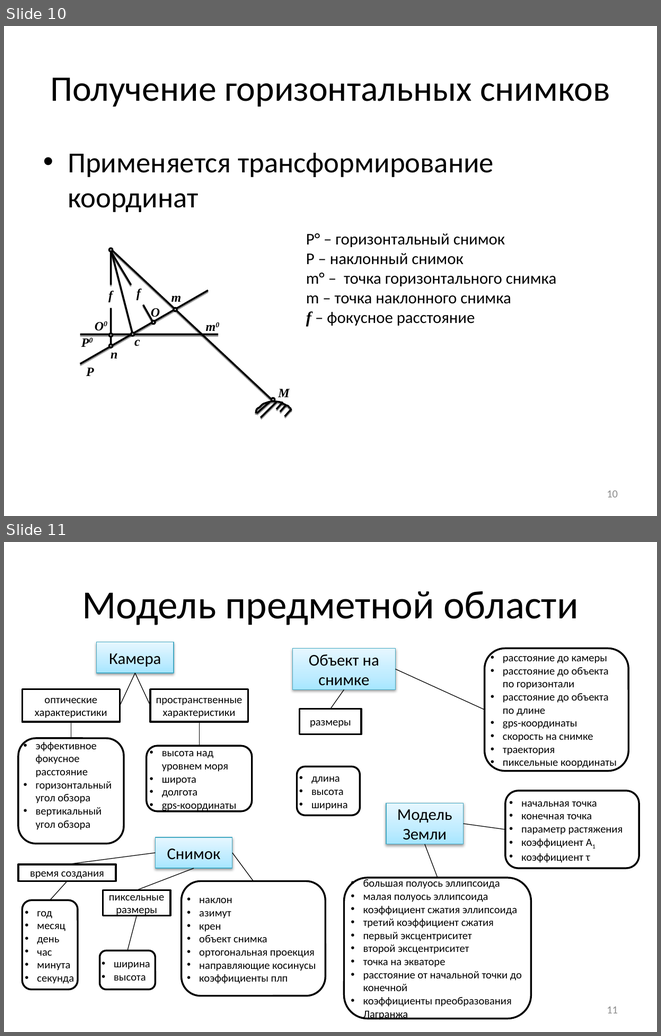
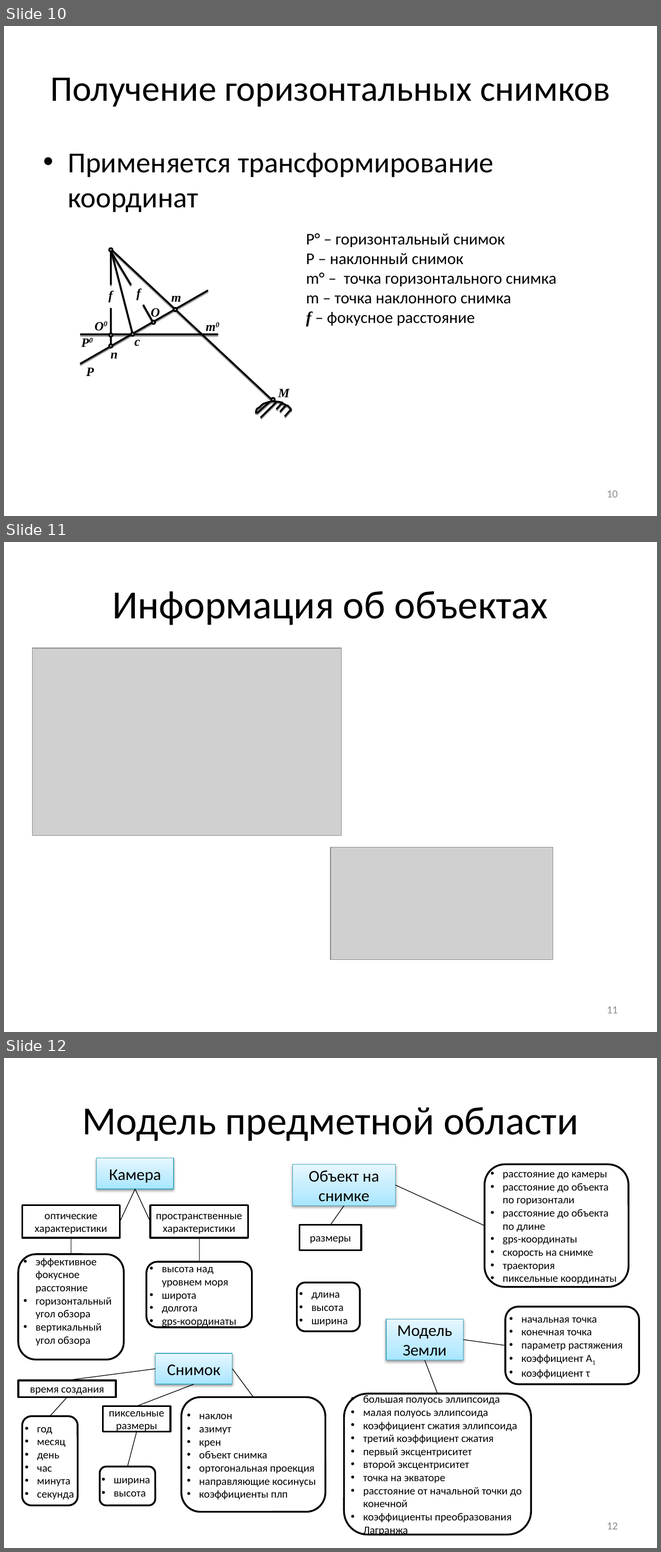
Before and after one commit to NecroArt/Diploma, a slide deck: docs/parts/conference.pptx. Shown one above the other, each under a label of ours: slides 10 and 11 before the commit, slides 10, 11 and 12 after it. The pictures are 661x1036 and 661x1552 pixels, drawn with LibreOffice and Linux fonts; fonts in the diff are those of the drawing; grey boxes stand for pictures. Boxes give left, top, right and bottom in pixels: in the first picture for what was removed or moved away, otherwise in the second. Text is boxed around its words. In the diff, an @@ line names an element or a change of style, - is before the commit and + after.

```diff
--- a/docs/parts/conference.pptx
+++ b/docs/parts/conference.pptx
@@ slide 11 added at [4,542,657,1032], background #FFFFFF @@
@@ title added at [112,591,548,625], 44 pt, text #000000 @@
+Информация об объектах
@@ picture added at [32,648,341,835] @@
@@ picture added at [330,847,553,959] @@
@@ page number added at [607,1006,618,1013], 12 pt, text #8C8C8C @@
+11
@@ what was slide 11 is now slide 12 @@
@@ page number at [607,1522,618,1529]: text changed @@
-11
+12
```
Also in this commit, not shown: 6 slides changed, 1 other slide added, 1 slide removed, 13 other files.
